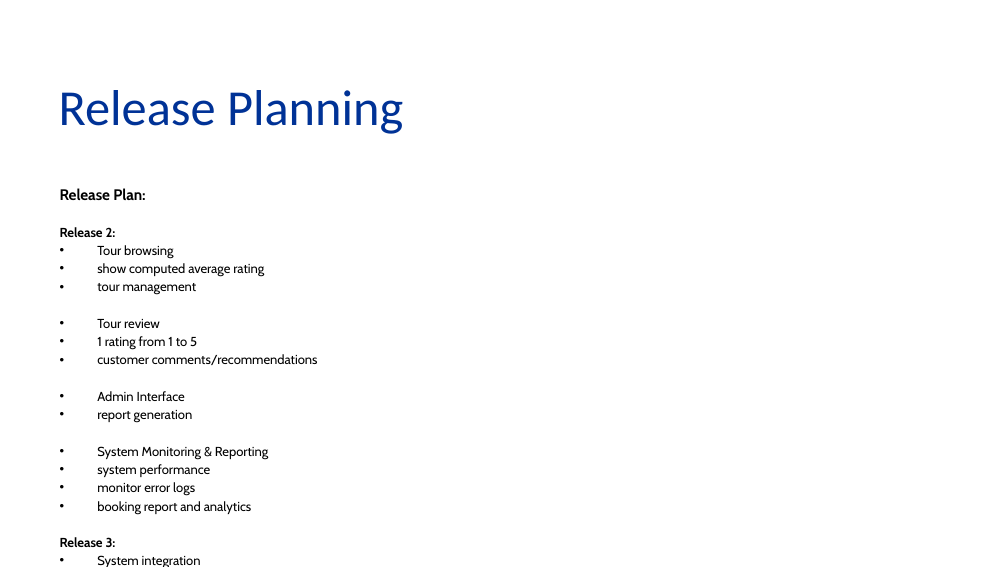
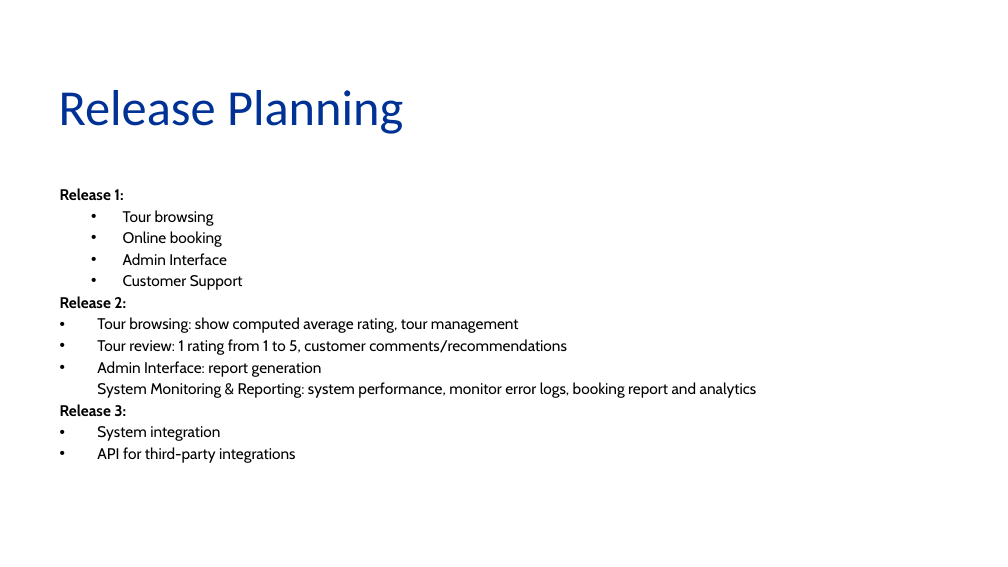
Before and after one commit to aamtayag/mse800-assessment2, a slide deck: slide 16 of docs/mse800_assess2.pptx (slide 18 before the commit). Drawn at 1008x567 pixels with LibreOffice and Linux fonts; fonts in the diff are those of the drawing; background and template pictures are left out. Boxes give left, top, right and bottom in pixels: in the first picture for what was removed or moved away, otherwise in the second. Text is boxed around its words. In the diff, an @@ line names an element or a change of style, - is before the commit and + after.

```diff
--- a/docs/mse800_assess2.pptx
+++ b/docs/mse800_assess2.pptx
@@ text at box(60, 188, 243, 290): text changed; size 10.8 to 11 pt; bold off @@
-Release Plan:
+Release 1:
+  • Tour browsing
+  • Online booking
+  • Admin Interface
+  • Customer Support
@@ text at box(60, 296, 296, 463): size 9.3 to 11 pt in "Release 2:", "Release 3:", "System integration", "API for third-party integrations" @@
@@ text at box(97, 317, 757, 398): text changed; size 9.3 to 11 pt @@
-• Tour browsing
-• show computed average rating
-• tour management
-• Tour review
-• 1 rating from 1 to 5
-• customer comments/recommendations
-• Admin Interface
-• report generation
-• System Monitoring & Reporting
-• system performance
-• monitor error logs
-• booking report and analytics
+• Tour browsing: show computed average rating, tour management
+• Tour review: 1 rating from 1 to 5, customer comments/recommendations
+• Admin Interface: report generation
+System Monitoring & Reporting: system performance, monitor error logs, booking report and analytics
```
Also in this commit, not shown: 14 other slides changed, 1 slide added, 4 slides removed.
